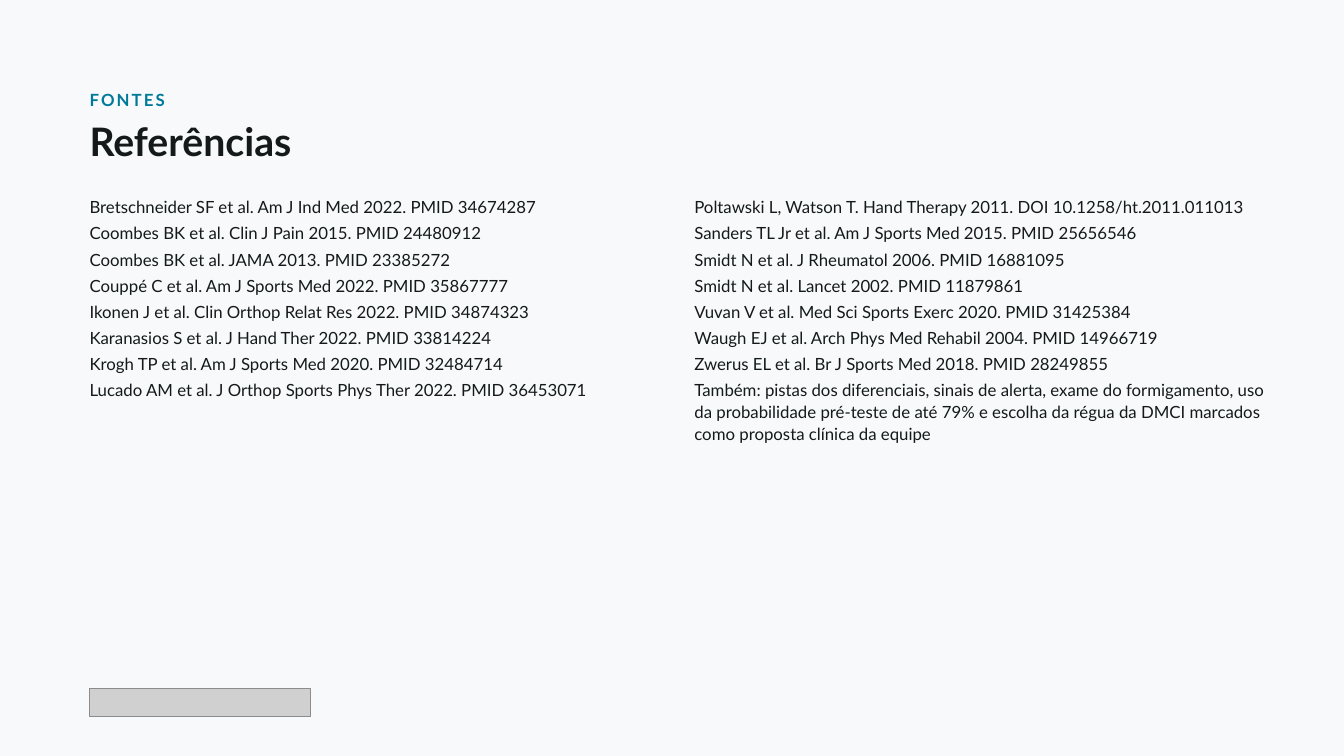
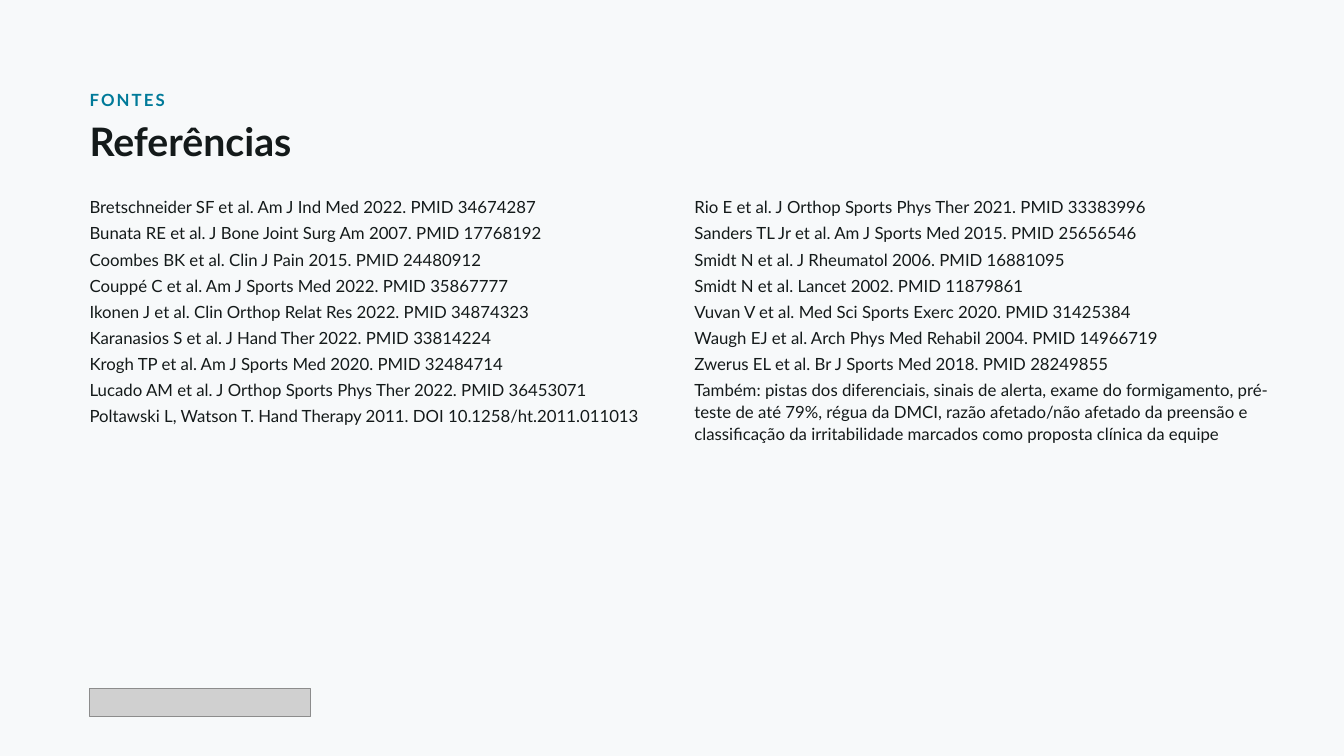
Before and after one commit to dossantosdanieel/illic, a slide deck: slide 27 of aulas/2026-11-cotovelo-lateral-1-diagnostico/04_aula/cotovelo-lateral-1-diagnostico.pptx. Drawn at 1344x756 pixels with LibreOffice and Linux fonts; fonts in the diff are those of the drawing; grey boxes stand for pictures. Boxes give left, top, right and bottom in pixels: in the first picture for what was removed or moved away, otherwise in the second. Text is boxed around its words. In the diff, an @@ line names an element or a change of style, - is before the commit and + after.

```diff
--- a/aulas/2026-11-cotovelo-lateral-1-diagnostico/04_aula/cotovelo-lateral-1-diagnostico.pptx
+++ b/aulas/2026-11-cotovelo-lateral-1-diagnostico/04_aula/cotovelo-lateral-1-diagnostico.pptx
@@ text added at (694,200,1146,216), 12 pt, text #141A1A @@
+Rio E et al. J Orthop Sports Phys Ther 2021. PMID 33383996
@@ text at (90,226,542,242): text changed @@
-Coombes BK et al. JAMA 2013. PMID 23385272
+Bunata RE et al. J Bone Joint Surg Am 2007. PMID 17768192
@@ text "Coombes BK et al. Clin ...": place and size @@
-text "Coombes BK et al. Clin ..." at (90,226,481,239)
+text "Coombes BK et al. Clin ..." at (90,253,481,266)
@@ text at (694,383,1268,443): text changed @@
-Também: pistas dos diferenciais, sinais de alerta, exame do formigamento, uso da probabilidade pré-teste de até 79% e escolha da régua da DMCI marcados como proposta clínica da equipe
+Também: pistas dos diferenciais, sinais de alerta, exame do formigamento, pré-teste de até 79%, régua da DMCI, razão afetado/não afetado da preensão e classificação da irritabilidade marcados como proposta clínica da equipe
@@ text "Poltawski L, Watson T. Hand ...": place and size @@
-text "Poltawski L, Watson T. Hand ..." at (694,200,1243,216)
+text "Poltawski L, Watson T. Hand ..." at (90,409,638,425)
```
Also in this commit, not shown: 9 other slides changed, 18 other files.
